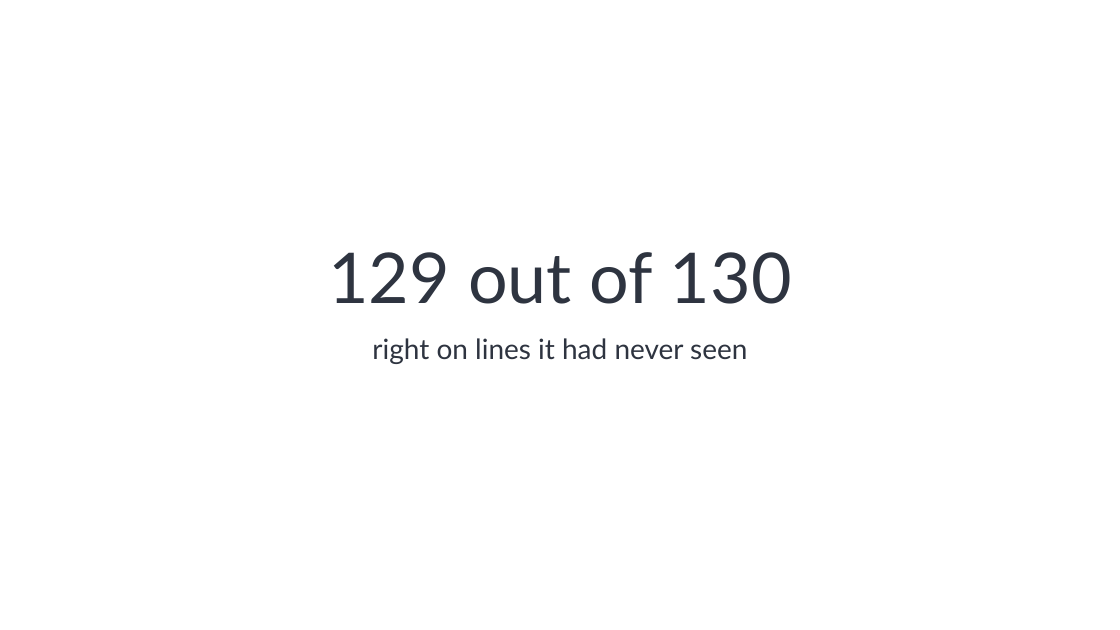
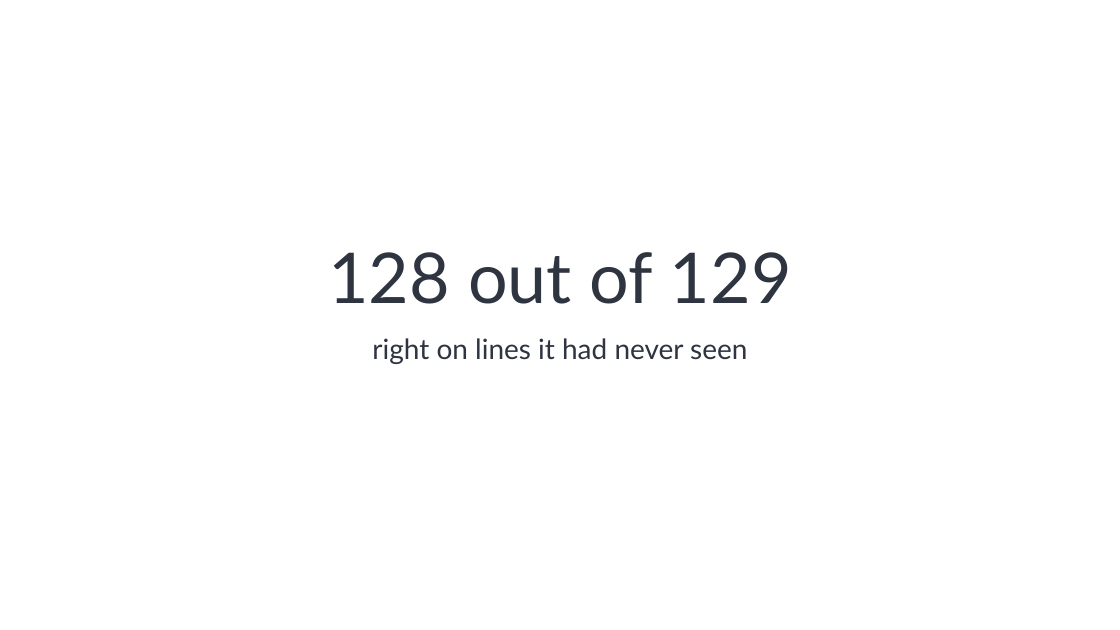
Before and after one commit to IslamTayeb/tzu-vs-taylor, a slide deck: slide 10 of slides/tzu_vs_taylor_lecture.pptx. Drawn at 1120x630 pixels with LibreOffice and Linux fonts; fonts in the diff are those of the drawing. Boxes give left, top, right and bottom in pixels: in the first picture for what was removed or moved away, otherwise in the second. Text is boxed around its words. In the diff, an @@ line names an element or a change of style, - is before the commit and + after.

```diff
--- a/slides/tzu_vs_taylor_lecture.pptx
+++ b/slides/tzu_vs_taylor_lecture.pptx
@@ title at [328, 252, 792, 304]: text changed @@
-129 out of 130
+128 out of 129
```
Also in this commit, not shown: 1 other slide changed, 23 other files.
